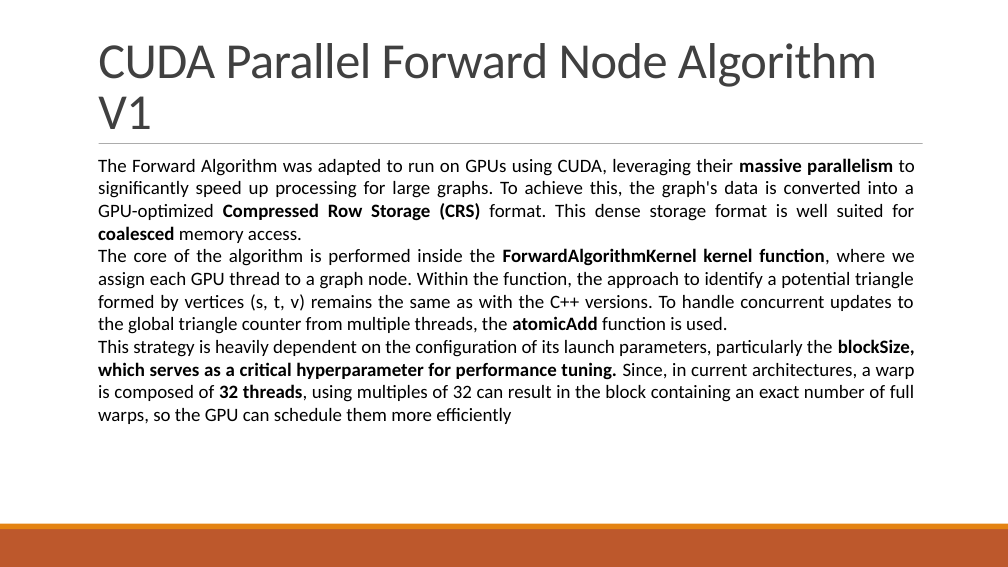
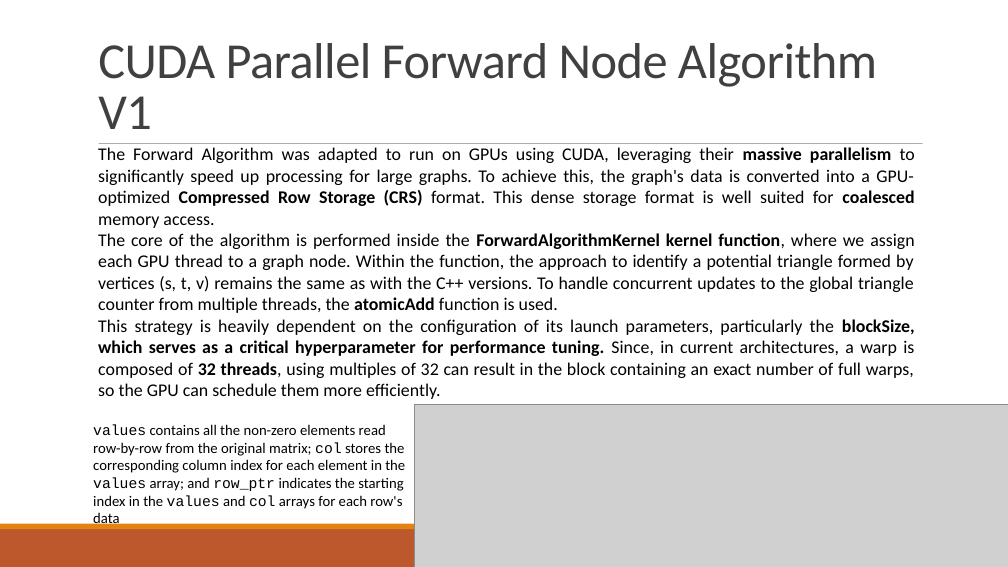
Before and after one commit to RiccardoRevalor/ParallelTriangleCounting, a slide deck: slide 8 of presentation.pptx. Drawn at 1008x567 pixels with LibreOffice and Linux fonts; fonts in the diff are those of the drawing; grey boxes stand for pictures. Boxes give left, top, right and bottom in pixels: in the first picture for what was removed or moved away, otherwise in the second. Text is boxed around its words. In the diff, an @@ line names an element or a change of style, - is before the commit and + after.

```diff
--- a/presentation.pptx
+++ b/presentation.pptx
@@ text "The Forward Algorithm was adapted ...": place and size @@
-text "The Forward Algorithm was adapted ..." at bbox=[98, 158, 915, 424]
+text "The Forward Algorithm was adapted ..." at bbox=[98, 147, 915, 399]
@@ text at bbox=[98, 147, 915, 313]: size 18 to 17 pt in "The Forward Algorithm was adapted to run ...", "The core of the algorithm is performed ..." @@
@@ text at bbox=[98, 319, 915, 399]: text changed; size 18 to 17 pt @@
-This strategy is heavily dependent on the configuration of its launch parameters, particularly the blockSize, which serves as a critical hyperparameter for performance tuning. Since, in current architectures, a warp is composed of 32 threads, using multiples of 32 can result in the block containing an exact number of full warps, so the GPU can schedule them more efficiently
+This strategy is heavily dependent on the configuration of its launch parameters, particularly the blockSize, which serves as a critical hyperparameter for performance tuning. Since, in current architectures, a warp is composed of 32 threads, using multiples of 32 can result in the block containing an exact number of full warps, so the GPU can schedule them more efficiently.
@@ picture added at bbox=[414, 405, 1008, 567] @@
@@ text added at bbox=[93, 424, 405, 528], 14 pt, text #000000 @@
+values contains all the non-zero elements read row-by-row from the original matrix; col stores the corresponding column index for each element in the values array; and row_ptr indicates the starting index in the values and col arrays for each row's data
```
Also in this commit, not shown: 6 other slides changed.
